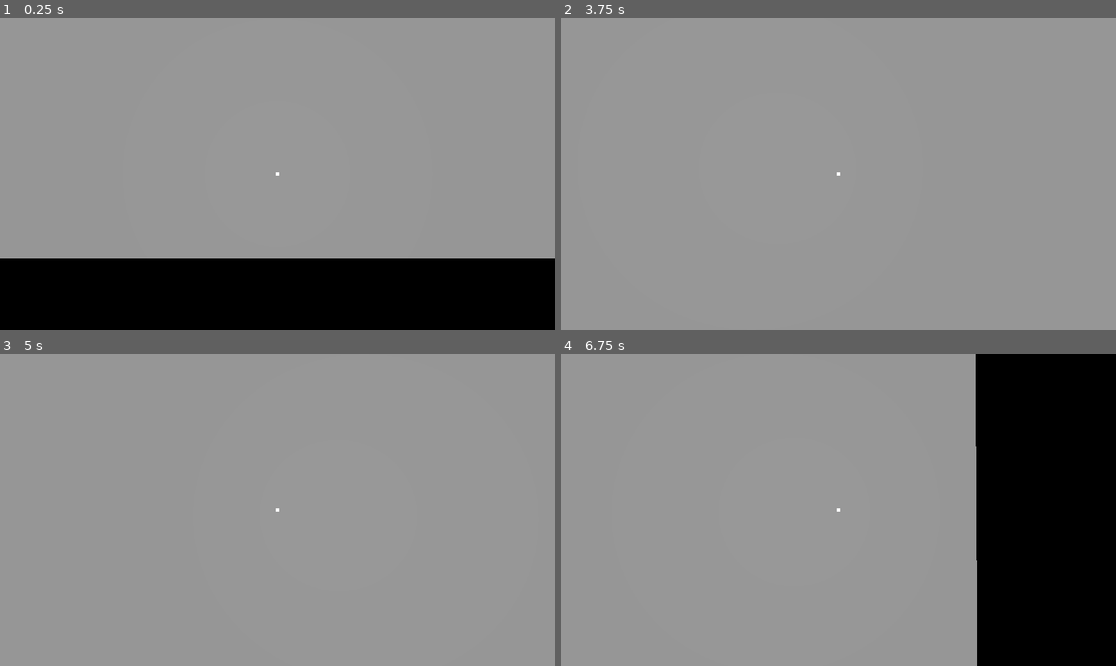
Above: before the commit, frames 1-4 (two rows, left to right).
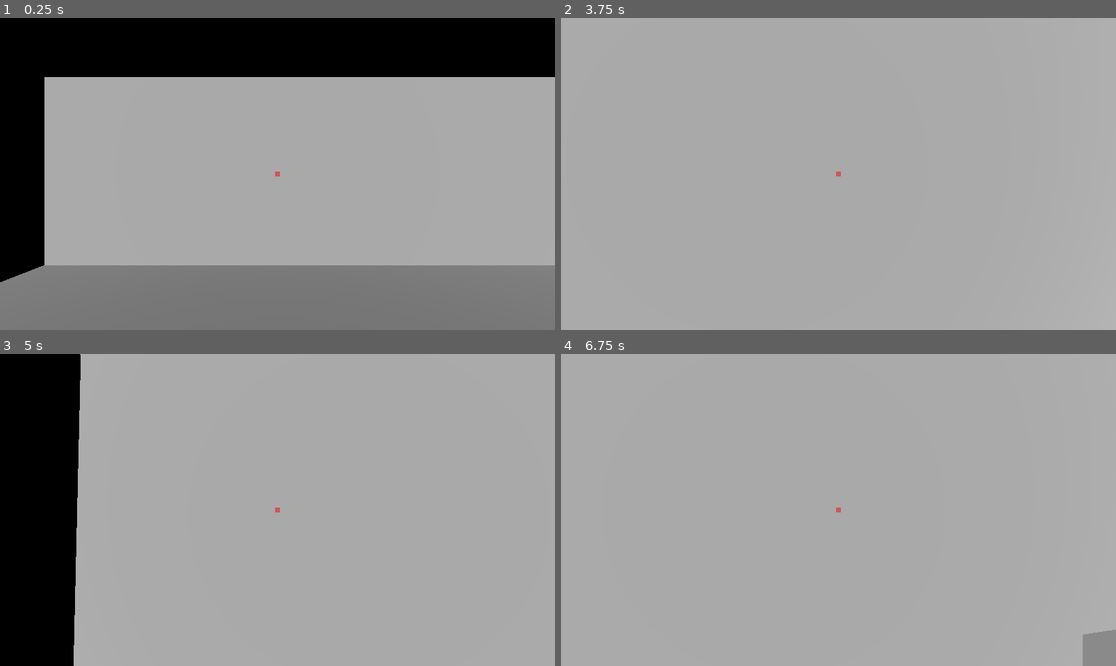
Above: after the commit, the same moments.

Repository: mahmoudalyragab-ui/thusia
Game: Godot game, scene res://world.tscn
Same seed, same stepped clock (60 frames per second), same inputs: the game is played once before the commit and once after it.
Inputs (mouse positions are in pixels of both pictures, inside the frame that each line leads up to):
- Up to frame 1 (0.25 s): no input
- Up to frame 2 (3.75 s): tap Enter (ui_accept) at 0.5, 0.77, 1.52, 2.75, 3.02 s; move the mouse to (866, 174) at 0.52 s; hold E (interact) 0.53-1.28 s; hold Up (ui_up) from 0.53 s (still down); move the mouse to (810, 174) at 1.27 s; tap E (interact) at 1.35, 2.85 s; move the mouse to (849, 167) at 2.02 s; hold E (interact) 2.03-2.78 s; move the mouse to (832, 180) at 2.77 s; move the mouse to (877, 177) at 3.52 s; hold E (interact) from 3.53 s (still down)
- Up to frame 3 (5 s): keep holding Up (ui_up); tap Enter (ui_accept) at 3.77, 4.25, 4.52 s; move the mouse to (233, 506) at 4.27 s; release E (interact) at 4.28 s; tap E (interact) at 4.35 s
- Up to frame 4 (6.75 s): tap Enter (ui_accept) at 5, 5.75, 6.02, 6.5 s; move the mouse to (844, 510) at 5.02 s; hold E (interact) 5.03-5.78 s; move the mouse to (816, 503) at 5.77 s; release Up (ui_up) at 5.78 s; hold Right (ui_right) 5.78-6.53 s; tap E (interact) at 5.85 s; move the mouse to (866, 510) at 6.52 s; hold Up (ui_up) from 6.53 s (still down); hold E (interact) from 6.53 s (still down)

The runs differ from the first frame. In frame 1, 46% of the frame differs, in the area x 0-100%, y 0-100%; in frame 2, 5.6%; in frame 3, 14%; in frame 4, 25%.

Commit message:
البنية الأساسية للعبة - تصميم معماري جديد بالكامل

Diff:
--- a/thusia/world.tscn
+++ b/thusia/world.tscn
@@ -4,40 +4,98 @@
 [ext_resource type="Script" uid="uid://cy4w3syyky0rb" path="res://interactable_object.gd" id="2_fj7yv"]
 
 [sub_resource type="CapsuleShape3D" id="CapsuleShape3D_fj7yv"]
+radius = 0.4
+height = 1.8
 
-[sub_resource type="BoxMesh" id="BoxMesh_f3sb7"]
-size = Vector3(0.2, 2.5, 1.2)
+[sub_resource type="BoxMesh" id="BoxMesh_door"]
+size = Vector3(1.0, 2.2, 0.1)
 
-[sub_resource type="BoxShape3D" id="BoxShape3D_fj7yv"]
-size = Vector3(0.2, 3, 1.5)
+[sub_resource type="BoxShape3D" id="BoxShape3D_door"]
+size = Vector3(1.0, 2.2, 0.1)
+
+[sub_resource type="StandardMaterial3D" id="StandardMaterial3D_walls"]
+albedo_color = Color(0.7, 0.7, 0.7, 1.0)
+
+[sub_resource type="StandardMaterial3D" id="StandardMaterial3D_floor"]
+albedo_color = Color(0.6, 0.6, 0.6, 1.0)
 
 [node name="world" type="Node3D" unique_id=493771620]
 
-[node name="WorldEnvironment" type="WorldEnvironment" parent="." unique_id=1062780766]
+[node name="DirectionalLight3D" type="DirectionalLight3D" parent="."]
+transform = Transform3D(1, 0, 0, 0, 0.866025, 0.5, 0, -0.5, 0.866025, 10, 10, 10)
+energy_multiplier = 1.5
 
-[node name="DirectionalLight3D" type="DirectionalLight3D" parent="." unique_id=2037167686]
+[node name="floor" type="CSGBox3D" parent="."]
+material = SubResource("StandardMaterial3D_floor")
+use_collision = true
+size = Vector3(15, 0.5, 14)
 
-[node name="floor" type="CSGBox3D" parent="." unique_id=476322582]
+[node name="ceiling" type="CSGBox3D" parent="."]
+material = SubResource("StandardMaterial3D_walls")
+transform = Transform3D(1, 0, 0, 0, 1, 0, 0, 0, 1, 0, 3.5, 0)
 use_collision = true
-size = Vector3(50, 1, 50)
+size = Vector3(15, 0.2, 14)
 
-[node name="player" type="CharacterBody3D" parent="." unique_id=1392931997]
-transform = Transform3D(1, 0, 0, 0, 1, 0, 0, 0, 1, 0, 1.6263094, 0)
+[node name="wall_north" type="CSGBox3D" parent="."]
+material = SubResource("StandardMaterial3D_walls")
+transform = Transform3D(1, 0, 0, 0, 1, 0, 0, 0, 1, 0, 1.75, -7)
+use_collision = true
+size = Vector3(15, 3.5, 0.2)
+
+[node name="wall_south" type="CSGBox3D" parent="."]
+material = SubResource("StandardMaterial3D_walls")
+transform = Transform3D(1, 0, 0, 0, 1, 0, 0, 0, 1, 0, 1.75, 7)
+use_collision = true
+size = Vector3(15, 3.5, 0.2)
+
+[node name="wall_west" type="CSGBox3D" parent="."]
+material = SubResource("StandardMaterial3D_walls")
+transform = Transform3D(1, 0, 0, 0, 1, 0, 0, 0, 1, -7.5, 1.75, 0)
+use_collision = true
+size = Vector3(0.2, 3.5, 14)
+
+[node name="wall_east" type="CSGBox3D" parent="."]
+material = SubResource("StandardMaterial3D_walls")
+transform = Transform3D(1, 0, 0, 0, 1, 0, 0, 0, 1, 7.5, 1.75, 0)
+use_collision = true
+size = Vector3(0.2, 3.5, 14)
+
+[node name="wall_middle_vertical" type="CSGBox3D" parent="."]
+material = SubResource("StandardMaterial3D_walls")
+transform = Transform3D(1, 0, 0, 0, 1, 0, 0, 0, 1, 0, 1.75, 0)
+use_collision = true
+size = Vector3(0.2, 3.5, 7)
+
+[node name="wall_middle_horizontal_left" type="CSGBox3D" parent="."]
+material = SubResource("StandardMaterial3D_walls")
+transform = Transform3D(1, 0, 0, 0, 1, 0, 0, 0, 1, -3.5, 1.75, -3.5)
+use_collision = true
+size = Vector3(7, 3.5, 0.2)
+
+[node name="wall_middle_horizontal_right" type="CSGBox3D" parent="."]
+material = SubResource("StandardMaterial3D_walls")
+transform = Transform3D(1, 0, 0, 0, 1, 0, 0, 0, 1, 3.5, 1.75, -3.5)
+use_collision = true
+size = Vector3(7, 3.5, 0.2)
+
+[node name="player" type="CharacterBody3D" parent="."]
+transform = Transform3D(1, 0, 0, 0, 1, 0, 0, 0, 1, -3.5, 1.5, -3.5)
 script = ExtResource("1_f3sb7")
 
-[node name="CollisionShape3D" type="CollisionShape3D" parent="player" unique_id=1981468708]
+[node name="CollisionShape3D" type="CollisionShape3D" parent="player"]
 shape = SubResource("CapsuleShape3D_fj7yv")
 
-[node name="head" type="Node3D" parent="player" unique_id=401957348]
+[node name="head" type="Node3D" parent="player"]
+transform = Transform3D(1, 0, 0, 0, 1, 0, 0, 0, 1, 0, 0.6, 0)
 
-[node name="Camera3D" type="Camera3D" parent="player/head" unique_id=1947784922]
+[node name="Camera3D" type="Camera3D" parent="player/head"]
 
-[node name="RayCast3D" type="RayCast3D" parent="player/head/Camera3D" unique_id=2054482848]
-target_position = Vector3(0, -1, -2)
+[node name="RayCast3D" type="RayCast3D" parent="player/head/Camera3D"]
+target_position = Vector3(0, 0, -3)
 
-[node name="UI" type="CanvasLayer" parent="player" unique_id=708302640]
+[node name="UI" type="CanvasLayer" parent="player"]
 
-[node name="CenterContainer" type="CenterContainer" parent="player/UI" unique_id=1359143314]
+[node name="CenterContainer" type="CenterContainer" parent="player/UI"]
 anchors_preset = 15
 anchor_right = 1.0
 anchor_bottom = 1.0
@@ -45,44 +103,41 @@
 grow_vertical = 2
 mouse_filter = 2
 
-[node name="ColorRect" type="ColorRect" parent="player/UI/CenterContainer" unique_id=1694494410]
-custom_minimum_size = Vector2(6, 6)
+[node name="Crosshair" type="ColorRect" parent="player/UI/CenterContainer"]
+custom_minimum_size = Vector2(10, 10)
 layout_mode = 2
+color = Color(1, 0, 0, 0.5)
 mouse_filter = 2
 
-[node name="door" type="StaticBody3D" parent="." unique_id=1757959436]
-transform = Transform3D(1, 0, 0, 0, 1, 0, 0, 0, 1, 2.0254345, 1.6823936, 0)
+[node name="door_son" type="StaticBody3D" parent="."]
+transform = Transform3D(1, 0, 0, 0, 1, 0, 0, 0, 1, -3, 1.1, -6.95)
 script = ExtResource("2_fj7yv")
 
-[node name="MeshInstance3D" type="MeshInstance3D" parent="door" unique_id=1995852063]
-transform = Transform3D(1, 0, 0, 0, 1, 0, 0, 0, 1, 3, 0, 1.95)
-mesh = SubResource("BoxMesh_f3sb7")
+[node name="MeshInstance3D" type="MeshInstance3D" parent="door_son"]
+mesh = SubResource("BoxMesh_door")
+material = SubResource("StandardMaterial3D_walls")
 
-[node name="CollisionShape3D" type="CollisionShape3D" parent="door" unique_id=2029874473]
-transform = Transform3D(1, 0, 0, 0, 1, 0, 0, 0, 1, 0, 0, 0.75)
-shape = SubResource("BoxShape3D_fj7yv")
+[node name="CollisionShape3D" type="CollisionShape3D" parent="door_son"]
+shape = SubResource("BoxShape3D_door")
 
-[node name="wall_1" type="CSGBox3D" parent="." unique_id=1308091896]
-transform = Transform3D(-4.371139e-08, 0, 1, 0, 1, 0, -1, 0, -4.371139e-08, 0.5, 2, -2.5)
-use_collision = true
-size = Vector3(0.2, 4, 9)
+[node name="door_father" type="StaticBody3D" parent="."]
+transform = Transform3D(1, 0, 0, 0, 1, 0, 0, 0, 1, 3, 1.1, -6.95)
+script = ExtResource("2_fj7yv")
 
-[node name="wall_3" type="CSGBox3D" parent="." unique_id=716013237]
-transform = Transform3D(-4.371139e-08, 0, 1, 0, 1, 0, -1, 0, -4.371139e-08, 0.5, 2, 6.5)
-use_collision = true
-size = Vector3(0.2, 4, 9)
+[node name="MeshInstance3D" type="MeshInstance3D" parent="door_father"]
+mesh = SubResource("BoxMesh_door")
+material = SubResource("StandardMaterial3D_walls")
 
-[node name="wall_2" type="CSGBox3D" parent="." unique_id=1465598905]
-transform = Transform3D(-1, 0, -8.742278e-08, 0, 1, 0, 8.742278e-08, 0, -1, -4, 2, 2)
-use_collision = true
-size = Vector3(0.2, 4, 9)
+[node name="CollisionShape3D" type="CollisionShape3D" parent="door_father"]
+shape = SubResource("BoxShape3D_door")
 
-[node name="wall_4" type="CSGBox3D" parent="." unique_id=1927194409]
-transform = Transform3D(-1, 0, -8.742278e-08, 0, 1, 0, 8.742278e-08, 0, -1, 5, 2, 2)
-use_collision = true
-size = Vector3(0.2, 4, 9)
+[node name="door_main" type="StaticBody3D" parent="."]
+transform = Transform3D(1, 0, 0, 0, 1, 0, 0, 0, 1, 0, 1.1, 6.95)
+script = ExtResource("2_fj7yv")
 
-[node name="door_hole" type="CSGBox3D" parent="wall_4" unique_id=521888091]
-transform = Transform3D(1, 0, 0, 0, 1, 0, 0, 0, 1, 0, 0, -2.3841858e-07)
-operation = 2
-size = Vector3(0.2, 2.5, 1.2)
+[node name="MeshInstance3D" type="MeshInstance3D" parent="door_main"]
+mesh = SubResource("BoxMesh_door")
+material = SubResource("StandardMaterial3D_walls")
+
+[node name="CollisionShape3D" type="CollisionShape3D" parent="door_main"]
+shape = SubResource("BoxShape3D_door")
